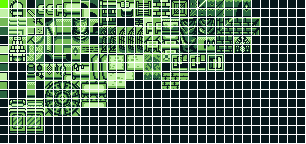
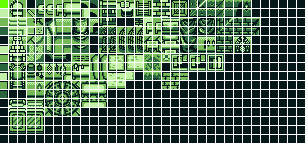
Layer changes from the first 306 × 144 image to the second:
painted on "castle.png" over left=9, top=39, right=215, bottom=98
